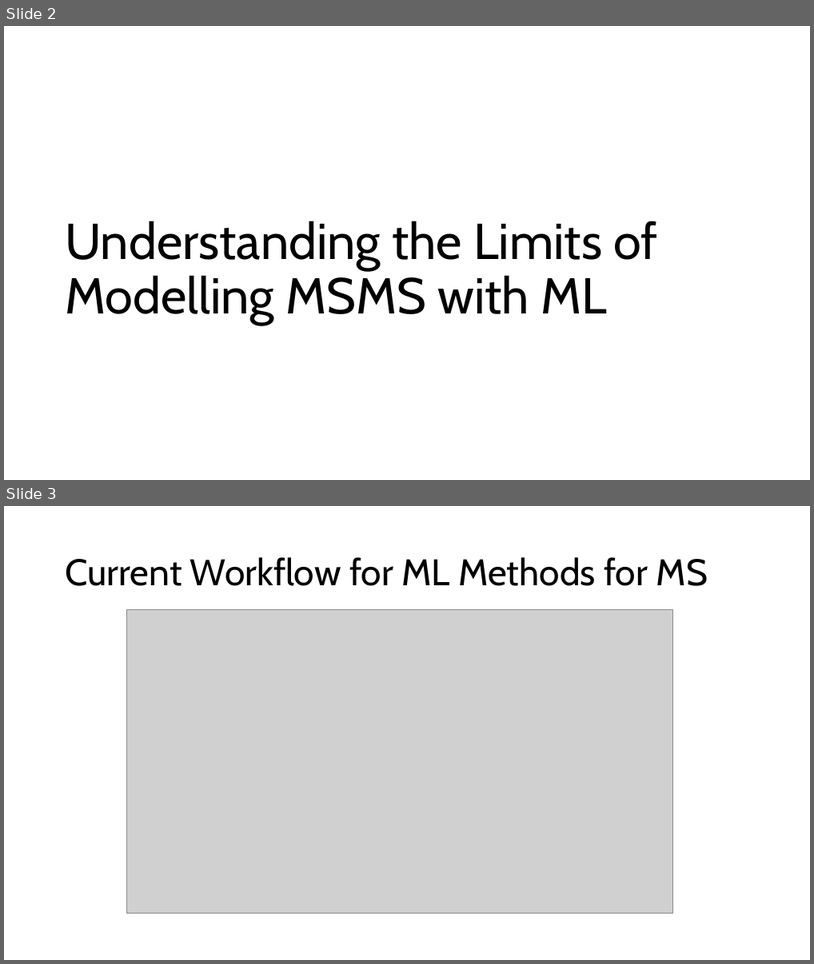
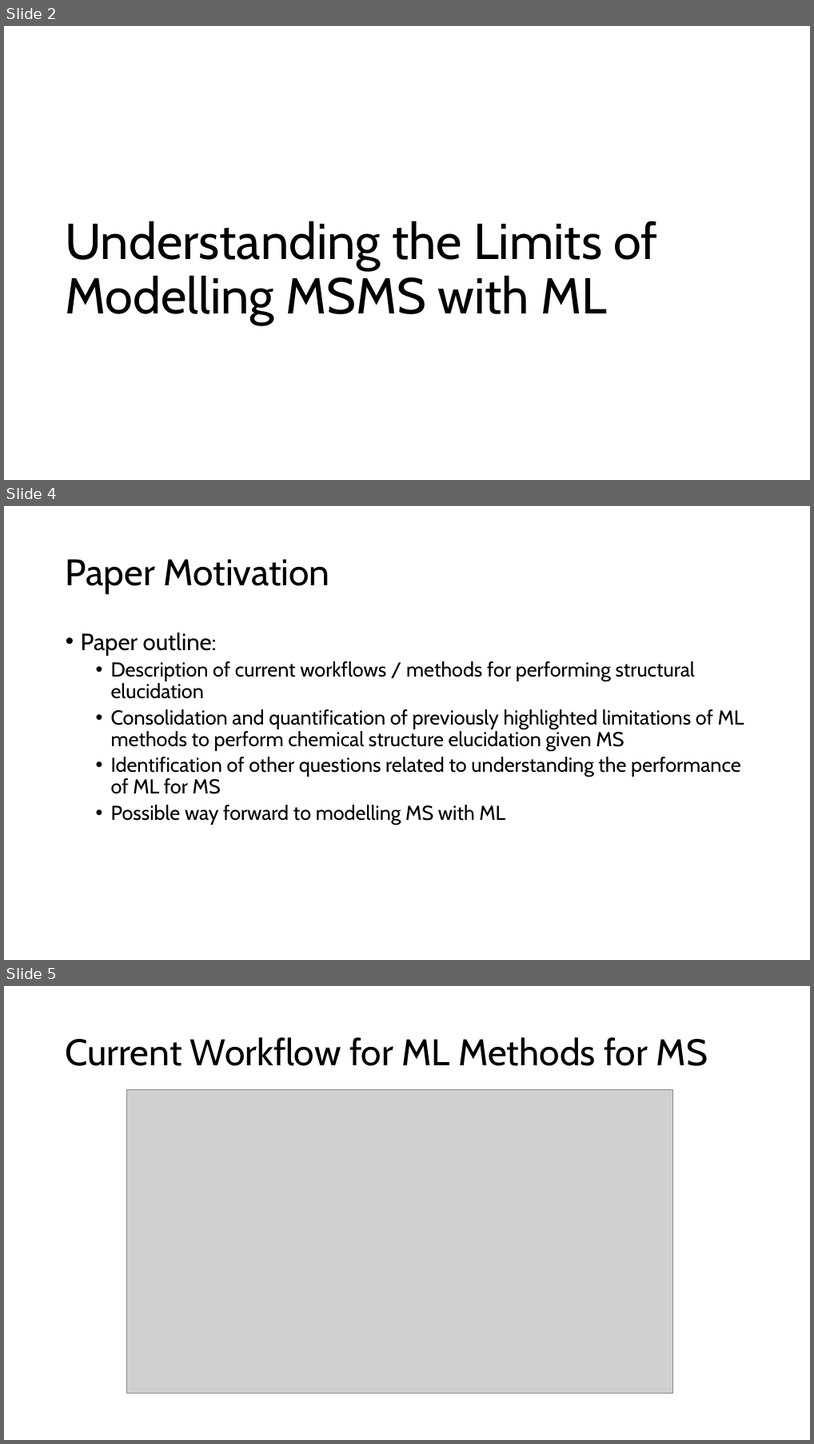
Before and after one commit to serenaklm/ML_MS_analysis, a slide deck: updates/research_report_CSE_w_MSMS.pptx. Shown one above the other, each under a label of ours: slides 2 and 3 before the commit, slides 2, 4 and 5 after it; the slides between them are not shown. The pictures are 814x964 and 814x1444 pixels, drawn with LibreOffice and Linux fonts; fonts in the diff are those of the drawing; grey boxes stand for pictures. Boxes give left, top, right and bottom in pixels: in the first picture for what was removed or moved away, otherwise in the second. Text is boxed around its words. In the diff, an @@ line names an element or a change of style, - is before the commit and + after.

```diff
--- a/updates/research_report_CSE_w_MSMS.pptx
+++ b/updates/research_report_CSE_w_MSMS.pptx
@@ slide 4 added at [4,506,810,960], background #FFFFFF @@
@@ title added at [66,559,330,594], 44 pt, text #000000 @@
+Paper Motivation
@@ text added at [81,632,745,824], 24 pt, text #000000 @@
+• Paper outline:
+  • Description of current workflows / methods for performing structural elucidation
+  • Consolidation and quantification of previously highlighted limitations of ML methods to perform chemical structure elucidation given MS
+  • Identification of other questions related to understanding the performance of ML for MS
+  • Possible way forward to modelling MS with ML
@@ what was slide 3 is now slide 5 @@
```
Also in this commit, not shown: 1 slide changed, 4 other slides added, 3 other files.
